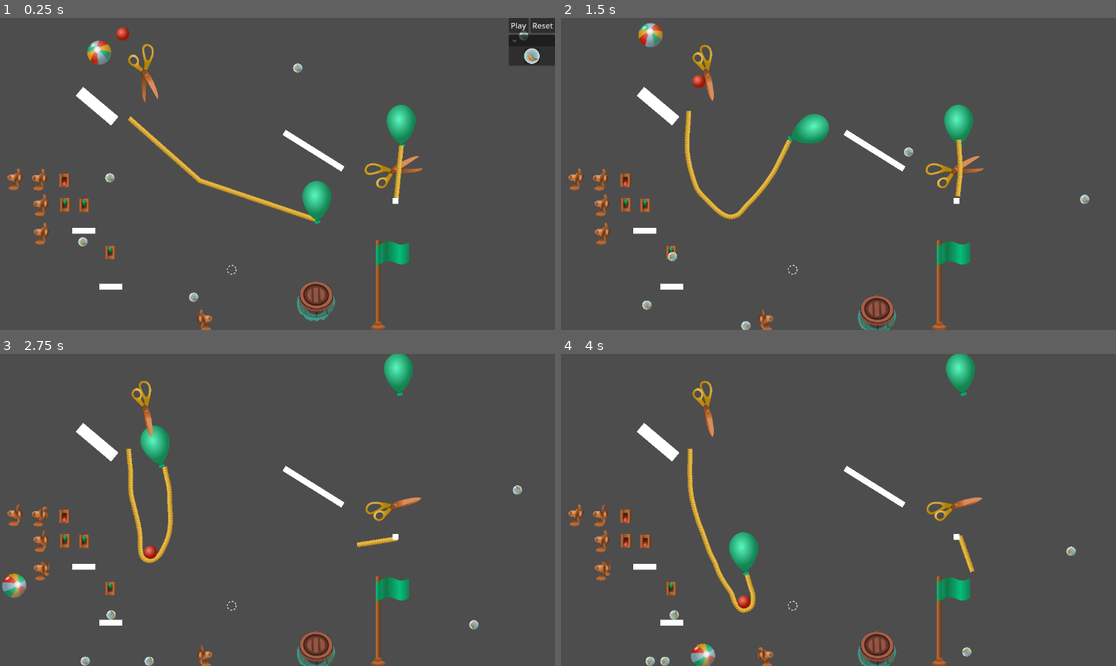
Above: before the commit, frames 1-4 (two rows, left to right).
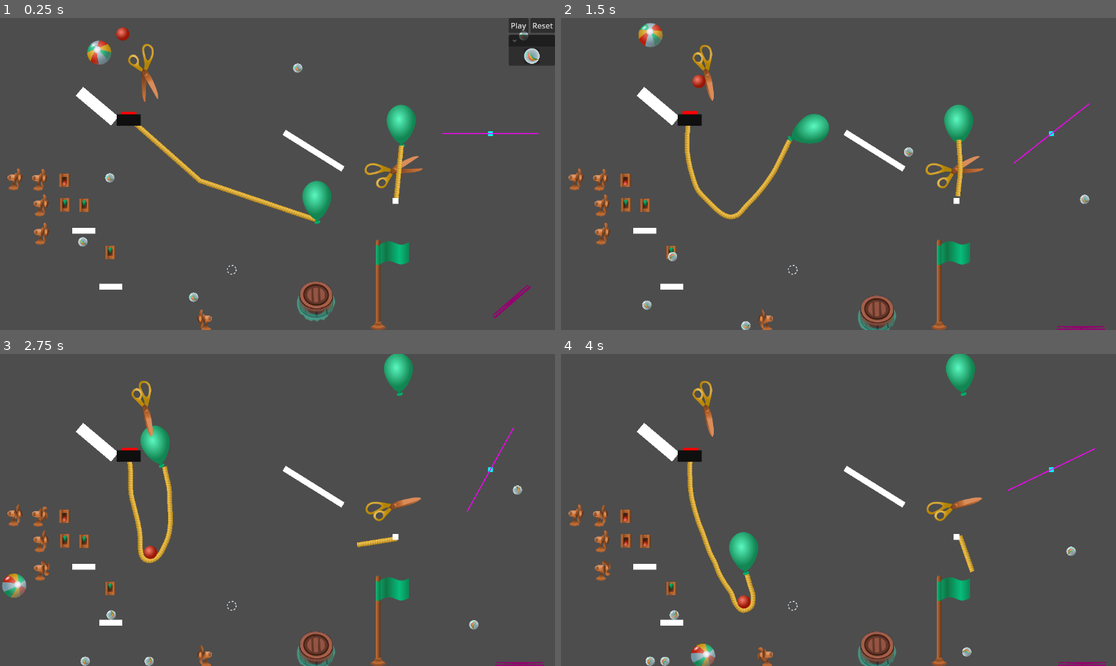
Above: after the commit, the same moments.

Repository: lechaosx/jam-at-fit-vol-2
Game: Godot game, scene res://game.tscn
Two runs of this game, one before a commit and one after it. Both use one fixed random seed, a clock stepped at 60 frames per second and the inputs below. The engine's default icon, where the game draws it, is replaced by a stand-in: a white triangle on a blue panel in a dark square.
Inputs (mouse positions are in pixels of both pictures, inside the frame that each line leads up to):
- Up to frame 1 (0.25 s): no input
- Up to frame 2 (1.5 s): click "Play" at 0.5 s; move the mouse to (960, 158) at 1.27 s; click (960, 158) at 1.42 s
- Up to frame 3 (2.75 s): move the mouse to (166, 525) at 2.02 s; click (166, 525) at 2.17 s
- Up to frame 4 (4 s): move the mouse to (894, 441) at 2.77 s; click (894, 441) at 2.92 s; move the mouse to (810, 572) at 3.52 s; click (810, 572) at 3.67 s

The runs differ from the first frame. In frame 1, 0.4% of the frame differs, in the area x 21-98%, y 30-97%; in frame 2, 0.4%; in frame 3, 0.4%; in frame 4, 0.4%.

Commit message:
Placeholder graphics

Diff:
--- a/godot/seesaw.tscn
+++ b/godot/seesaw.tscn
@@ -1,13 +1,22 @@
 [gd_scene load_steps=3 format=3 uid="uid://dwglrpbg4e0r4"]
+
+[sub_resource type="CircleShape2D" id="CircleShape2D_8xinp"]
+radius = 4.1231055
 
 [sub_resource type="SegmentShape2D" id="SegmentShape2D_2lv8p"]
 a = Vector2(-100, 0)
 b = Vector2(100, 0)
 
-[sub_resource type="CircleShape2D" id="CircleShape2D_8xinp"]
-radius = 4.1231055
+[node name="Seesaw" type="Node2D"]
 
-[node name="Seesaw" type="Node2D"]
+[node name="StaticBody2D" type="StaticBody2D" parent="."]
+
+[node name="CollisionShape2D" type="CollisionShape2D" parent="StaticBody2D"]
+shape = SubResource("CircleShape2D_8xinp")
+
+[node name="Polygon2D" type="Polygon2D" parent="StaticBody2D"]
+color = Color(0, 1, 1, 1)
+polygon = PackedVector2Array(-5, -5, 5, -5, 5, 5, -5, 5)
 
 [node name="RigidBody2D" type="RigidBody2D" parent="."]
 
@@ -18,7 +27,6 @@
 node_a = NodePath("..")
 node_b = NodePath("../../StaticBody2D")
 
-[node name="StaticBody2D" type="StaticBody2D" parent="."]
-
-[node name="CollisionShape2D" type="CollisionShape2D" parent="StaticBody2D"]
-shape = SubResource("CircleShape2D_8xinp")
+[node name="Polygon2D" type="Polygon2D" parent="RigidBody2D"]
+color = Color(1, 0, 1, 1)
+polygon = PackedVector2Array(-100, -1, 100, -1, 100, 1, -100, 1)
--- a/godot/switch.tscn
+++ b/godot/switch.tscn
@@ -1,26 +1,18 @@
 [gd_scene load_steps=5 format=3 uid="uid://m4ya5u6gd7ax"]
 
-[ext_resource type="Script" path="res://switch.gd" id="1_it01i"]
+[ext_resource type="Script" uid="uid://d2b1g1kngj6l" path="res://switch.gd" id="1_it01i"]
+
+[sub_resource type="RectangleShape2D" id="RectangleShape2D_kxpdx"]
+size = Vector2(30, 19)
 
 [sub_resource type="RectangleShape2D" id="RectangleShape2D_ds62l"]
 size = Vector2(20, 7)
-
-[sub_resource type="RectangleShape2D" id="RectangleShape2D_kxpdx"]
-size = Vector2(30, 19)
 
 [sub_resource type="RectangleShape2D" id="RectangleShape2D_it01i"]
 size = Vector2(9, 25.5)
 
 [node name="Switch" type="Node2D"]
 script = ExtResource("1_it01i")
-
-[node name="Area2D" type="Area2D" parent="."]
-position = Vector2(0, 15)
-collision_layer = 0
-collision_mask = 2
-
-[node name="CollisionShape2D" type="CollisionShape2D" parent="Area2D"]
-shape = SubResource("RectangleShape2D_ds62l")
 
 [node name="Button" type="RigidBody2D" parent="."]
 unique_name_in_owner = true
@@ -31,6 +23,19 @@
 
 [node name="CollisionShape2D" type="CollisionShape2D" parent="Button"]
 shape = SubResource("RectangleShape2D_kxpdx")
+
+[node name="Polygon2D" type="Polygon2D" parent="Button"]
+position = Vector2(-4, 12)
+color = Color(1, 0, 0, 1)
+polygon = PackedVector2Array(-12, -22, 20, -22, 20, -12, -12, -12)
+
+[node name="Area2D" type="Area2D" parent="."]
+position = Vector2(0, 15)
+collision_layer = 0
+collision_mask = 2
+
+[node name="CollisionShape2D" type="CollisionShape2D" parent="Area2D"]
+shape = SubResource("RectangleShape2D_ds62l")
 
 [node name="StaticBody2D" type="StaticBody2D" parent="."]
 collision_layer = 2
@@ -44,4 +49,8 @@
 position = Vector2(-21, 7)
 shape = SubResource("RectangleShape2D_it01i")
 
+[node name="Polygon2D" type="Polygon2D" parent="."]
+color = Color(0.06053035, 0.06053035, 0.060530342, 1)
+polygon = PackedVector2Array(-25, -5, 25, -5, 25, 19, -25, 19)
+
 [connection signal="body_entered" from="Area2D" to="." method="_on_area_2d_body_entered"]
--- a/godot/trampoline.tscn
+++ b/godot/trampoline.tscn
@@ -21,4 +21,8 @@
 position = Vector2(0, -3.5)
 shape = SubResource("RectangleShape2D_cilbb")
 
+[node name="Polygon2D" type="Polygon2D" parent="."]
+color = Color(0.591011, 2.4017245e-05, 0.44657522, 1)
+polygon = PackedVector2Array(-49, -5, 49, -5, 49, -3, 1, 0, 50, 0, 50, 4, -50, 4, -50, 0, -1, 0, -49, -3)
+
 [connection signal="body_entered" from="BouncyArea" to="." method="_on_bouncy_area_body_entered"]
